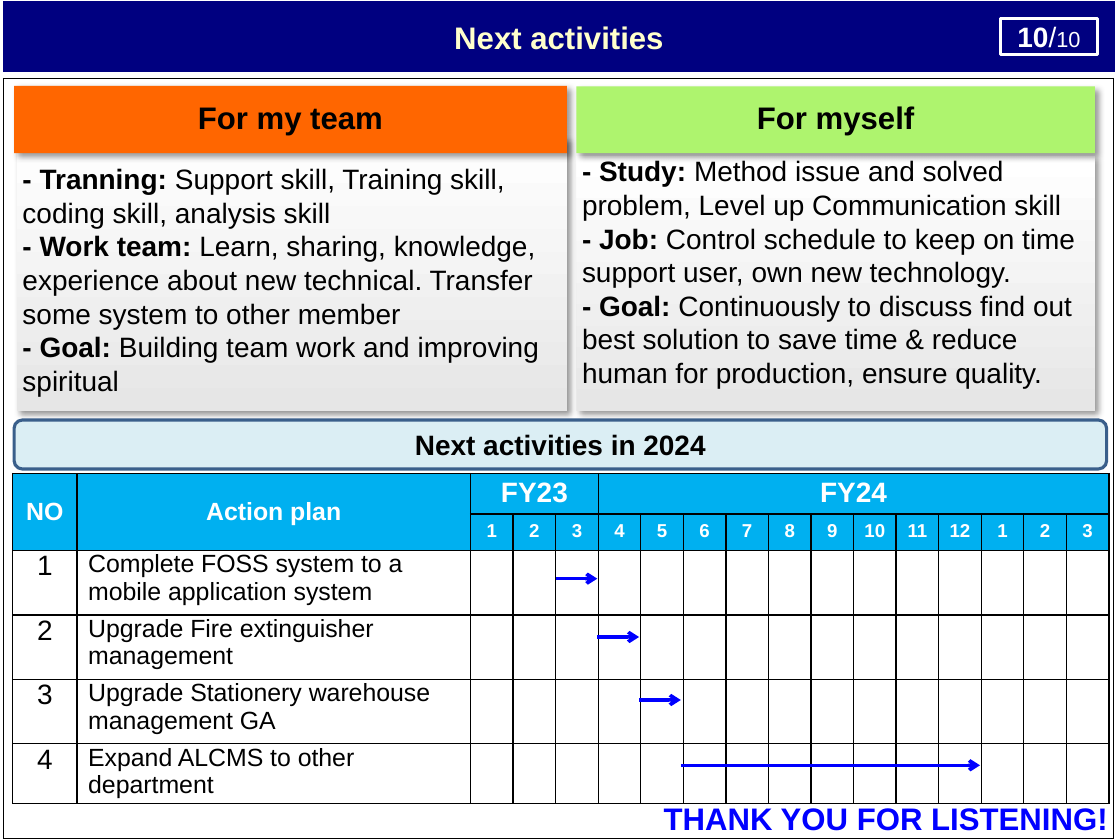
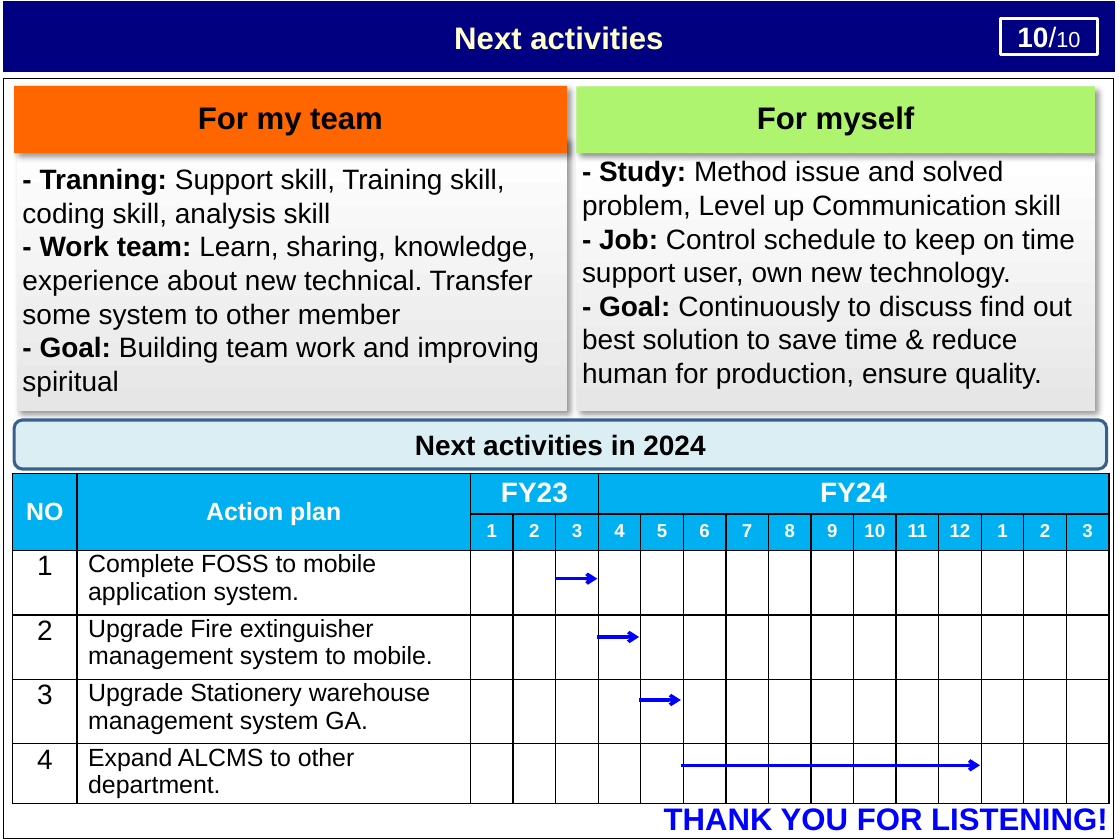
Before and after one commit to thietbicongnghevietnam/ReportPSNV, a slide deck: slide 11 of Report_test.pptx. Drawn at 1120x840 pixels with LibreOffice and Linux fonts; fonts in the diff are those of the drawing. Boxes give left, top, right and bottom in pixels: in the first picture for what was removed or moved away, otherwise in the second. Text is boxed around its words. In the diff, an @@ line names an element or a change of style, - is before the commit and + after.

```diff
--- a/Report_test.pptx
+++ b/Report_test.pptx
@@ table at bbox=[12, 474, 1108, 802] @@
-row 3, column 2: Complete FOSS system to a mobile application system
+row 3, column 2: Complete FOSS to mobile application system.
-row 4, column 2: Upgrade Fire extinguisher management
+row 4, column 2: Upgrade Fire extinguisher management system to mobile.
-row 5, column 2: Upgrade Stationery warehouse management GA
+row 5, column 2: Upgrade Stationery warehouse management system GA.
-row 6, column 2: Expand ALCMS to other department
+row 6, column 2: Expand ALCMS to other department.
```
Also in this commit, not shown: 5 other slides changed, 1 other file.
